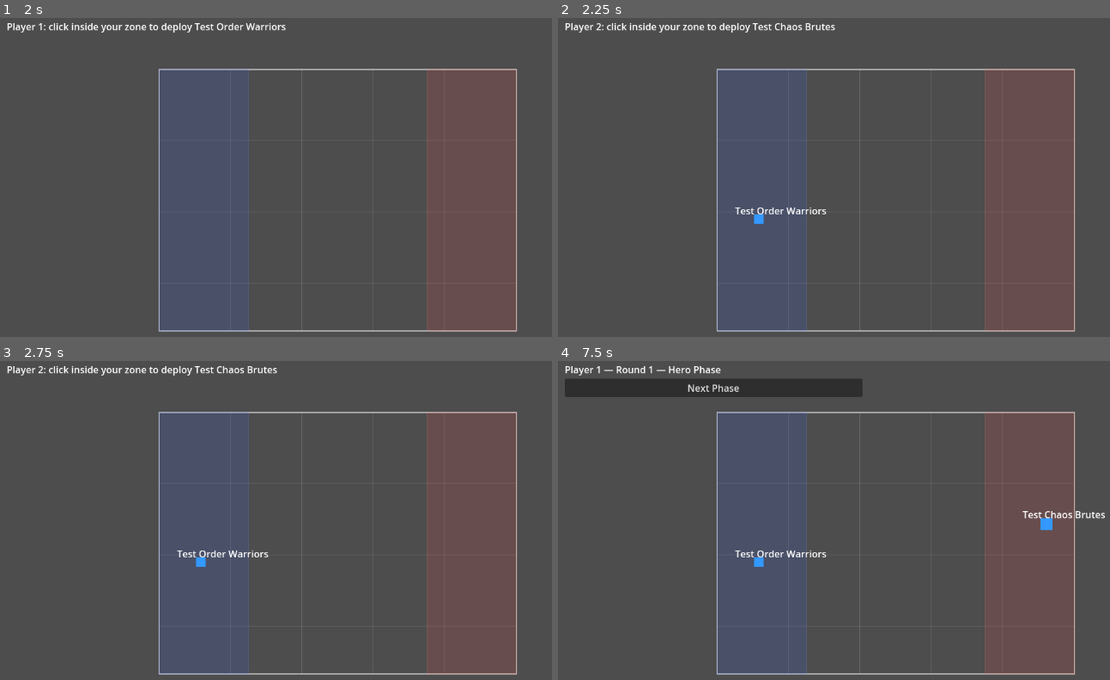
Above: before the commit, frames 1-4 (two rows, left to right).
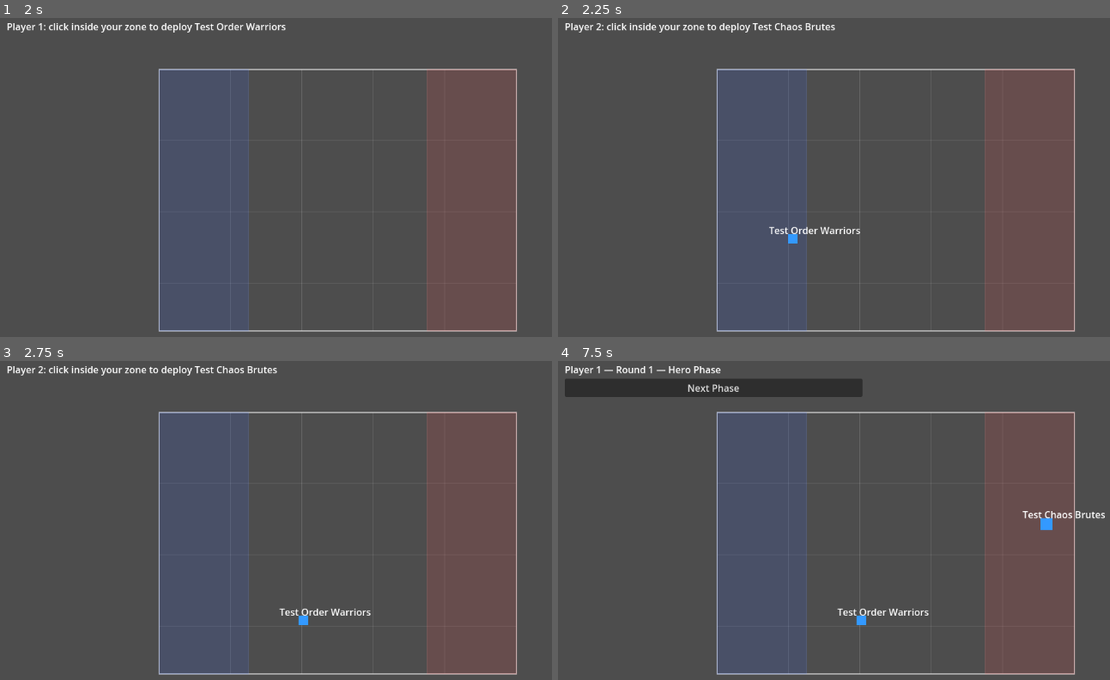
Above: after the commit, the same moments.

Repository: nurling34s/warhammerPnP
Game: Godot game, scene res://scenes/main/Main.tscn
Same seed, same stepped clock (60 frames per second), same inputs: the game is played once before the commit and once after it.
Inputs (mouse positions are in pixels of both pictures, inside the frame that each line leads up to):
- Up to frame 1 (2 s): click "Age of Sigmar (4th ed)" at 0.5 s; tap Enter at 1.25 s; move the mouse to (491, 180) at 1.27 s; hold Shift from 1.28 s (still down); click (491, 180) at 1.42 s
- Up to frame 2 (2.25 s): release Shift at 2 s; tap Space at 2 s; drag from (756, 218) to (861, 276) at 2.02 s
- Up to frame 3 (2.75 s): no input
- Up to frame 4 (7.5 s): tap Enter at 2.75, 4.25 s; move the mouse to (966, 459) at 2.77 s; tap Ctrl at 2.85, 7.35 s; click (966, 459) at 2.92 s; tap Space at 3.5, 5 s; drag from (861, 619) to (690, 485) at 3.52 s; move the mouse to (1098, 600) at 4.27 s; tap Alt at 4.35 s; click (1098, 600) at 4.42 s; drag from (690, 485) to (795, 447) at 5.02 s; move the mouse to (927, 542) at 5.77 s; hold Shift 5.78-6.5 s; click (927, 542) at 5.92 s; drag from (795, 447) to (756, 561) at 6.52 s; move the mouse to (1049, 523) at 7.27 s; click (1049, 523) at 7.42 s

Frame 1 is identical in both runs. In frame 2, 0.5% of the frame differs, in the area x 32-55%, y 59-71%; in frame 3, 0.5%, in the area x 32-68%, y 59-83%; in frame 4, 0.5%.

Commit message:
Add drag-to-move for the active player's unit during Movement Phase
UnitToken drags itself under the mouse via an Area2D click region and
emits inches-space positions; main.gd queries the active
MovementPhaseBase.can_move_to() every frame to tint the token green/red
and calls try_move_unit() once on release, snapping back via
sync_position_from_instance() on either outcome. All rules math stays
in core/ — the scene layer only ever reads the Dictionary result.

Co-Authored-By: Claude Sonnet 5 <noreply@anthropic.com>

Diff:
--- a/scenes/main/main.gd
+++ b/scenes/main/main.gd
@@ -1,7 +1,9 @@
 ## Boots a match: lets the player pick a ruleset, runs a simple click-to-
 ## deploy step for one placeholder unit per side within its zone, then
-## starts the phase HUD. No drag-to-move or per-phase actions yet — that's
-## later Phase 2 work.
+## starts the phase HUD. During Movement Phase the active player's token
+## can be dragged (green/red tint from core/'s can_move_to, committed via
+## try_move_unit on release). Terrain and the measuring tape are later
+## Phase 2 work.
 extends Node
 
 @onready var ruleset_select: Control = $UI/RulesetSelect
@@ -18,6 +20,7 @@
 var board: Node2D
 var deployment_overlay: DeploymentZoneOverlay
 var deployment_manager: DeploymentManager
+var current_phase: GamePhase
 
 
 func _ready() -> void:
@@ -101,6 +104,8 @@
 		var token: UnitToken = preload("res://scenes/unit/UnitToken.tscn").instantiate()
 		board.add_child(token)
 		token.apply_instance(unit)
+		token.drag_moved.connect(_on_token_drag_moved.bind(token))
+		token.drag_ended.connect(_on_token_drag_ended.bind(token))
 		_update_deployment_label()
 
 
@@ -110,7 +115,26 @@
 	turn_manager.start_match()
 
 
+func _on_token_drag_moved(position_inches: Vector2, token: UnitToken) -> void:
+	token.set_drag_feedback(_can_drag_move(token, position_inches))
+
+
+func _on_token_drag_ended(position_inches: Vector2, token: UnitToken) -> void:
+	token.clear_drag_feedback()
+	if current_phase is MovementPhaseBase and token.unit_instance.owner_player == turn_manager.active_player:
+		current_phase.try_move_unit(token.unit_instance, position_inches, turn_manager.match_state.units)
+	token.sync_position_from_instance()
+
+
+func _can_drag_move(token: UnitToken, position_inches: Vector2) -> bool:
+	if not (current_phase is MovementPhaseBase) or token.unit_instance.owner_player != turn_manager.active_player:
+		return false
+	var result: Dictionary = current_phase.can_move_to(token.unit_instance, position_inches, turn_manager.match_state.units)
+	return result.ok
+
+
 func _on_phase_changed(phase: GamePhase) -> void:
+	current_phase = phase
 	EventBus.phase_changed.emit(phase)
 	phase_label.text = "Player %d — Round %d — %s" % [
 		turn_manager.active_player + 1, turn_manager.battle_round, phase.get_phase_name()
--- a/scenes/unit/UnitToken.tscn
+++ b/scenes/unit/UnitToken.tscn
@@ -1,6 +1,9 @@
-[gd_scene load_steps=2 format=3]
+[gd_scene load_steps=4 format=3]
 
 [ext_resource type="Script" path="res://scenes/unit/unit_token.gd" id="1"]
+
+[sub_resource type="RectangleShape2D" id="RectangleShape2D_1"]
+size = Vector2(40, 40)
 
 [node name="UnitToken" type="Node2D"]
 script = ExtResource("1")
@@ -15,3 +18,9 @@
 size = Vector2(80, 16)
 text = "Unit"
 horizontal_alignment = 1
+
+[node name="ClickArea" type="Area2D" parent="."]
+input_pickable = true
+
+[node name="Shape" type="CollisionShape2D" parent="ClickArea"]
+shape = SubResource("RectangleShape2D_1")
--- a/scenes/unit/unit_token.gd
+++ b/scenes/unit/unit_token.gd
@@ -1,14 +1,31 @@
 ## Node2D rendering of a single UnitInstance on the board. This is the
 ## scene-tree consumer side of the "core/ has no scene dependency" split — it
-## only reads data out of UnitInstance/UnitStats and draws it, no rules
-## logic lives here.
+## only reads data out of UnitInstance/UnitStats and draws it, plus drives
+## drag-to-move input; all rules validation happens in core/ and is only
+## ever read here to drive color feedback.
 class_name UnitToken
 extends Node2D
 
+signal drag_started(token: UnitToken)
+signal drag_moved(token: UnitToken, position_inches: Vector2)
+signal drag_ended(token: UnitToken, position_inches: Vector2)
+
 var unit_instance: UnitInstance
+var dragging: bool = false
 
 @onready var marker: ColorRect = $Marker
 @onready var name_label: Label = $NameLabel
+@onready var click_area: Area2D = $ClickArea
+
+
+func _ready() -> void:
+	click_area.input_event.connect(_on_click_area_input_event)
+
+
+func _process(_delta: float) -> void:
+	if dragging:
+		position = get_global_mouse_position()
+		drag_moved.emit(self, _mouse_position_inches())
 
 
 func apply_instance(instance: UnitInstance) -> void:
@@ -23,14 +40,38 @@
 
 
 ## Moves this token to match unit_instance.position_inches (converted to
-## pixels). Called after apply_instance() and again whenever the instance's
-## position changes (e.g. after a validated move).
+## pixels). Called after apply_instance() and again after a move attempt
+## (successful or not) to snap the token back to the authoritative position.
 func sync_position_from_instance() -> void:
 	if unit_instance:
 		position = unit_instance.position_inches * BoardScale.PIXELS_PER_INCH
+
+
+## Tints the token to show whether the currently-dragged-to position is a
+## legal move. Purely visual — the caller already ran the real check in core/.
+func set_drag_feedback(valid: bool) -> void:
+	modulate = Color(0.5, 1.0, 0.5) if valid else Color(1.0, 0.5, 0.5)
+
+
+func clear_drag_feedback() -> void:
+	modulate = Color(1, 1, 1)
 
 
 ## Deprecated: kept as a thin wrapper so old call sites/tests that only had
 ## a UnitStats on hand keep working. Prefer apply_instance().
 func apply_stats(stats: UnitStats, owner_player: int = 0) -> void:
 	apply_instance(UnitInstance.new(stats, owner_player))
+
+
+func _on_click_area_input_event(_viewport: Node, event: InputEvent, _shape_idx: int) -> void:
+	if event is InputEventMouseButton and event.button_index == MOUSE_BUTTON_LEFT:
+		if event.pressed and not dragging:
+			dragging = true
+			drag_started.emit(self)
+		elif not event.pressed and dragging:
+			dragging = false
+			drag_ended.emit(self, _mouse_position_inches())
+
+
+func _mouse_position_inches() -> Vector2:
+	return get_global_mouse_position() / BoardScale.PIXELS_PER_INCH
